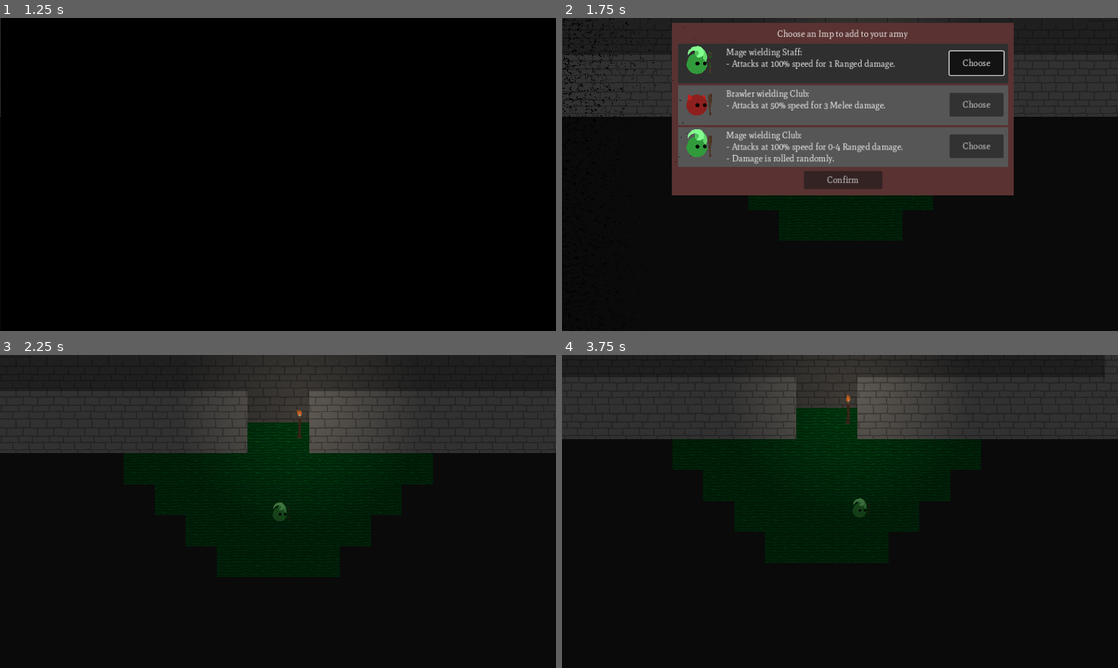
Above: before the commit, frames 1-4 (two rows, left to right).
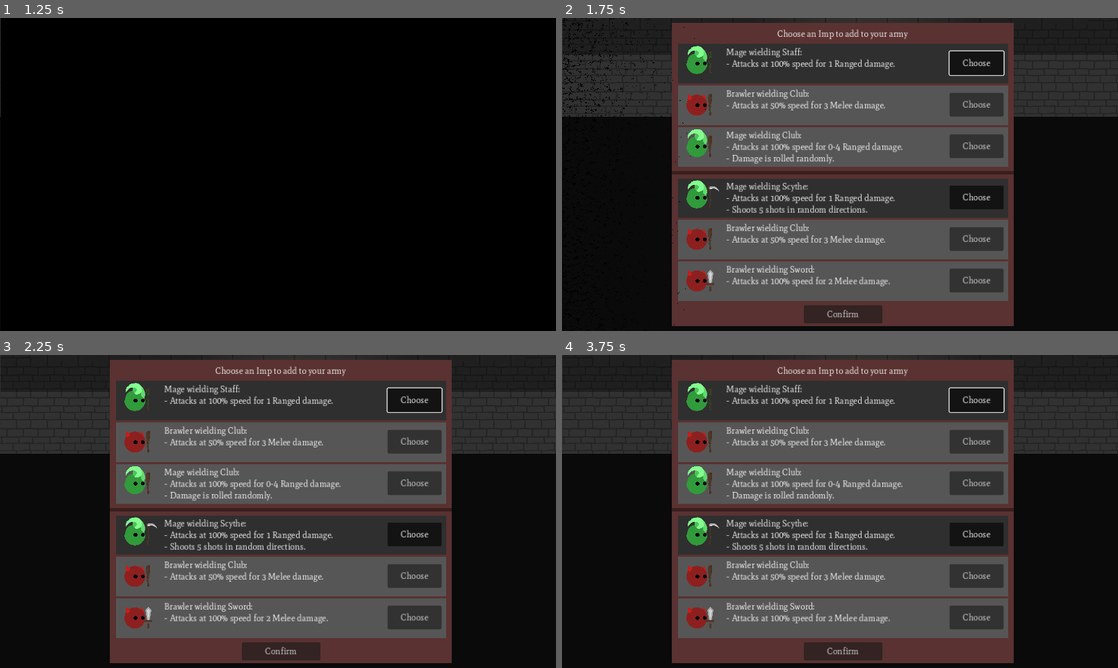
Above: after the commit, the same moments.

Repository: HoneyPony/impish-descent-future
Game: Godot game, scene res://MainMenu.tscn
The game is run twice, just before and just after one commit, with the same random seed, the same clock (stepped at 60 frames per second) and the same inputs.
Inputs (mouse positions are in pixels of both pictures, inside the frame that each line leads up to):
- Up to frame 1 (1.25 s): click "Play" at 0.5 s
- Up to frame 2 (1.75 s): click "Choose" at 1.25 s
- Up to frame 3 (2.25 s): click "Confirm" at 2 s
- Up to frame 4 (3.75 s): click (845, 517) at 2.75 s, where only the run after the commit has a clickable "Confirm"; move the mouse to (962, 495) at 3.52 s; hold D (player_right) from 3.53 s (still down)

Frame 1 is identical in both runs. In frame 2, 29% of the frame differs, in the area x 19-82%, y 48-99%; in frame 3, 52%; in frame 4, 55%, in the area x 0-100%, y 0-99%.

Commit message:
Add extra imp in first room sorta

Diff:
--- a/levels/level1.tscn
+++ b/levels/level1.tscn
@@ -1,8 +1,13 @@
-[gd_scene load_steps=5 format=4 uid="uid://8l040d8q43q2"]
+[gd_scene load_steps=10 format=4 uid="uid://8l040d8q43q2"]
 
 [ext_resource type="PackedScene" uid="uid://b7h6g17gdadaw" path="res://level_base.tscn" id="1_67r6w"]
 [ext_resource type="PackedScene" uid="uid://bwbn040oj10n2" path="res://decoration/torch.tscn" id="2_a0v2d"]
+[ext_resource type="Script" path="res://ui/reward_ui.gd" id="2_y2w5b"]
+[ext_resource type="PackedScene" uid="uid://dv7eaeqintp14" path="res://ui/imp_select_row.tscn" id="3_ccud7"]
 [ext_resource type="PackedScene" uid="uid://rl585tjhmod7" path="res://enemies/simple_ghost.tscn" id="3_hv7g1"]
+[ext_resource type="PackedScene" uid="uid://bsyfpp8d5s708" path="res://ui/relic_select_row.tscn" id="4_5cnak"]
+[ext_resource type="Theme" uid="uid://bmach4nts3c8n" path="res://ui/rewards_menu_theme.tres" id="5_yfsgk"]
+[ext_resource type="Script" path="res://ui/relic_select_row.gd" id="6_q27w3"]
 
 [sub_resource type="ButtonGroup" id="ButtonGroup_fv3oe"]
 
@@ -14,9 +19,193 @@
 [node name="Walls" parent="." index="3"]
 tile_map_data = PackedByteArray("AAD2//z/AAAAAAAAAAD2//3/AAAAAAAAAAD2//7/AAAAAAAAAAD2////AAAAAAAAAAD1////AAAAAAAAAAD1/w …(4336 unchanged characters)…
 
+[node name="Relics" parent="UpgradeMenu/Control/UpgradeMenu" index="5"]
+visible = false
+
 [node name="Button" parent="UpgradeMenu/Control/UpgradeMenu/Relics/NoRelic" index="1"]
 button_group = SubResource("ButtonGroup_fv3oe")
 
+[node name="UpgradeMenu2" type="ColorRect" parent="UpgradeMenu/Control" index="1" node_paths=PackedStringArray("double_upgrade")]
+layout_mode = 1
+anchors_preset = 8
+anchor_left = 0.5
+anchor_top = 0.5
+anchor_right = 0.5
+anchor_bottom = 0.5
+offset_left = -348.0
+offset_top = -7.0
+offset_right = 360.0
+offset_bottom = 314.0
+grow_horizontal = 2
+grow_vertical = 2
+color = Color(0.348043, 0.196363, 0.191862, 1)
+script = ExtResource("2_y2w5b")
+double_upgrade = NodePath("../UpgradeMenu")
+
+[node name="ConfirmButton" type="Button" parent="UpgradeMenu/Control/UpgradeMenu2" index="0"]
+layout_mode = 1
+anchors_preset = 7
+anchor_left = 0.5
+anchor_top = 1.0
+anchor_right = 0.5
+anchor_bottom = 1.0
+offset_left = -81.5
+offset_top = -43.0
+offset_right = 81.5
+offset_bottom = -6.0
+grow_horizontal = 2
+grow_vertical = 0
+text = "Confirm"
+
+[node name="ImpTitle" type="Label" parent="UpgradeMenu/Control/UpgradeMenu2" index="1"]
+visible = false
+layout_mode = 1
+anchors_preset = 5
+anchor_left = 0.5
+anchor_right = 0.5
+offset_left = -136.5
+offset_top = 11.0
+offset_right = 136.5
+offset_bottom = 34.0
+grow_horizontal = 2
+text = "Choose an Imp to add to your army"
+
+[node name="ImpSelectRow" parent="UpgradeMenu/Control/UpgradeMenu2" index="2" instance=ExtResource("3_ccud7")]
+layout_mode = 1
+anchors_preset = 5
+anchor_left = 0.5
+anchor_right = 0.5
+offset_left = -341.5
+offset_top = 15.0
+offset_right = 341.5
+offset_bottom = 97.0
+grow_horizontal = 2
+
+[node name="ImpSelectRow2" parent="UpgradeMenu/Control/UpgradeMenu2" index="3" instance=ExtResource("3_ccud7")]
+layout_mode = 1
+anchors_preset = 5
+anchor_left = 0.5
+anchor_right = 0.5
+offset_left = -341.5
+offset_top = 101.0
+offset_right = 341.5
+offset_bottom = 183.0
+grow_horizontal = 2
+
+[node name="ImpSelectRow3" parent="UpgradeMenu/Control/UpgradeMenu2" index="4" instance=ExtResource("3_ccud7")]
+layout_mode = 1
+anchors_preset = 5
+anchor_left = 0.5
+anchor_right = 0.5
+offset_left = -341.5
+offset_top = 187.0
+offset_right = 341.5
+offset_bottom = 269.0
+grow_horizontal = 2
+
+[node name="Relics" type="ColorRect" parent="UpgradeMenu/Control/UpgradeMenu2" index="5"]
+visible = false
+layout_mode = 1
+anchors_preset = 7
+anchor_left = 0.5
+anchor_top = 1.0
+anchor_right = 0.5
+anchor_bottom = 1.0
+offset_left = -354.0
+offset_top = -53.0
+offset_right = 354.0
+offset_bottom = 274.0
+grow_horizontal = 2
+grow_vertical = 0
+color = Color(0.34902, 0.196078, 0.192157, 1)
+
+[node name="RelicSelectRow" parent="UpgradeMenu/Control/UpgradeMenu2/Relics" index="0" instance=ExtResource("4_5cnak")]
+layout_mode = 1
+anchors_preset = 5
+anchor_left = 0.5
+anchor_right = 0.5
+offset_left = -341.5
+offset_top = 56.0
+offset_right = 341.5
+offset_bottom = 138.0
+grow_horizontal = 2
+
+[node name="RelicSelectRow2" parent="UpgradeMenu/Control/UpgradeMenu2/Relics" index="1" instance=ExtResource("4_5cnak")]
+layout_mode = 1
+anchors_preset = 5
+anchor_left = 0.5
+anchor_right = 0.5
+offset_left = -341.5
+offset_top = 142.0
+offset_right = 341.5
+offset_bottom = 224.0
+grow_horizontal = 2
+
+[node name="NoRelic" type="ColorRect" parent="UpgradeMenu/Control/UpgradeMenu2/Relics" index="2"]
+layout_mode = 1
+anchors_preset = 5
+anchor_left = 0.5
+anchor_right = 0.5
+offset_left = -341.0
+offset_top = 228.0
+offset_right = 342.0
+offset_bottom = 267.0
+grow_horizontal = 2
+theme = ExtResource("5_yfsgk")
+color = Color(0.266575, 0.266575, 0.266575, 1)
+script = ExtResource("6_q27w3")
+
+[node name="Label" type="RichTextLabel" parent="UpgradeMenu/Control/UpgradeMenu2/Relics/NoRelic" index="0"]
+layout_mode = 0
+offset_left = 79.0
+offset_top = 7.0
+offset_right = 558.0
+offset_bottom = 33.0
+text = "Skip Relic"
+
+[node name="Button" type="Button" parent="UpgradeMenu/Control/UpgradeMenu2/Relics/NoRelic" index="1"]
+layout_mode = 0
+offset_left = 562.0
+offset_top = 4.0
+offset_right = 674.0
+offset_bottom = 35.0
+toggle_mode = true
+button_group = SubResource("ButtonGroup_fv3oe")
+text = "Choose"
+
+[node name="Label2" type="Label" parent="UpgradeMenu/Control/UpgradeMenu2/Relics" index="3"]
+layout_mode = 1
+anchors_preset = 5
+anchor_left = 0.5
+anchor_right = 0.5
+offset_left = -172.5
+offset_top = 21.0
+offset_right = 172.5
+offset_bottom = 44.0
+grow_horizontal = 2
+text = "... and Choose a Relic to enhance your power"
+
+[node name="ConfirmButton2" type="Button" parent="UpgradeMenu/Control/UpgradeMenu2/Relics" index="4"]
+layout_mode = 1
+anchors_preset = 7
+anchor_left = 0.5
+anchor_top = 1.0
+anchor_right = 0.5
+anchor_bottom = 1.0
+offset_left = -81.5
+offset_top = -48.0
+offset_right = 81.5
+offset_bottom = -11.0
+grow_horizontal = 2
+grow_vertical = 0
+text = "Confirm"
+
+[node name="ColorRect" type="ColorRect" parent="UpgradeMenu/Control/UpgradeMenu2" index="6"]
+layout_mode = 0
+offset_right = 708.0
+offset_bottom = 7.0
+color = Color(0.233236, 0.123145, 0.120394, 1)
+
 [node name="ImpStartPos" parent="." index="6"]
 position = Vector2(-3, 1134)
 
@@ -49,3 +238,6 @@
 
 [node name="SimpleGhost3" parent="." index="16" instance=ExtResource("3_hv7g1")]
 position = Vector2(-2387, -888)
+
+[connection signal="pressed" from="UpgradeMenu/Control/UpgradeMenu2/ConfirmButton" to="UpgradeMenu/Control/UpgradeMenu2" method="_on_confirm_button_pressed"]
+[connection signal="pressed" from="UpgradeMenu/Control/UpgradeMenu2/Relics/ConfirmButton2" to="UpgradeMenu/Control/UpgradeMenu2" method="_on_confirm_button_pressed"]
--- a/ui/reward_ui.gd
+++ b/ui/reward_ui.gd
@@ -16,6 +16,8 @@
 var current_new_relic = 0
 
 var do_choose_relic = false
+
+@export var double_upgrade: ColorRect = null
 
 func unselect_imps():
 	for row in rows:
@@ -106,6 +108,12 @@
 	GS.current_army.push_back(current_new_imp)
 	if do_choose_relic and current_new_relic >= 0:
 		GS.accept_relic(current_new_relic)
+
+	if double_upgrade != null:
+		# Just defer to the other one to do the rest of the work.
+		double_upgrade._on_confirm_button_pressed()
+		return
+
 	GS.spawn_current_army()
 	GS.flag_in_upgrade_menu = false
 	%DefeatMenu.going = true
